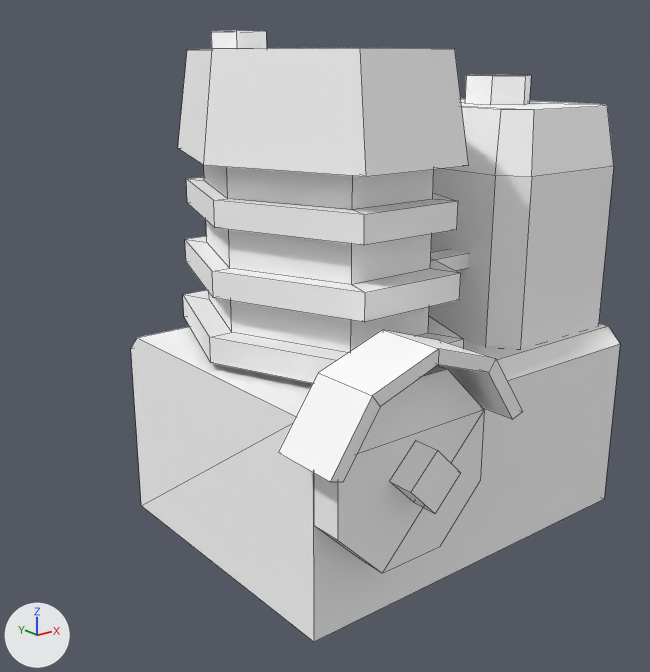
Two versions of the OBJ model src/main/resources/assets/frostedheart/models/item/stratadrill/diesel.obj, one commit apart.
Both versions are drawn from a 50 mm camera at (0.237, -1.047, 0.743) aimed at (0.665, -0.512, 0.53). Lighting does not change. The marker at lower left points along +X, +Y and +Z. The picture after the commit comes second. Mesh edges are drawn as thin lines. Where no turn or scale is listed for an object, it has been applied to the vertices.

Objects in the first picture: 'element_24', 'element_25', 'element_26', 'element_27', 'element_28', 'element_29', 'element_30', 'element_31', 'element_32' and 1 more.
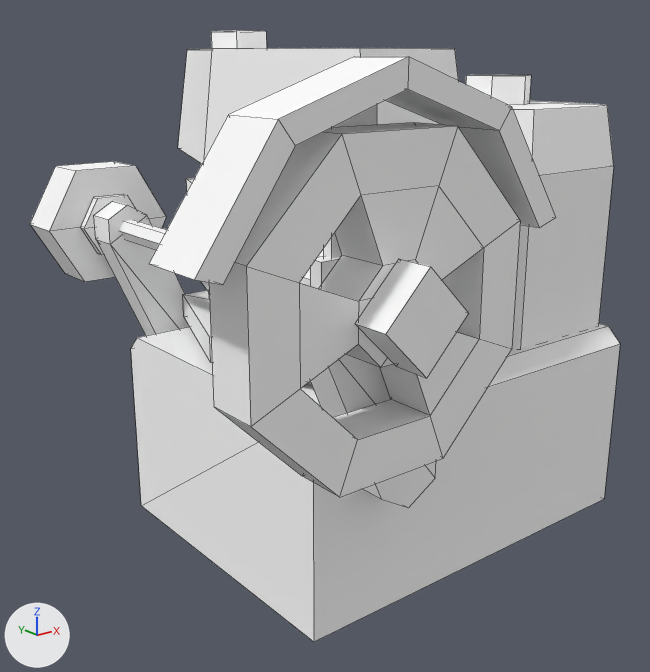
Patch to the scene script:
```diff
--- a/src/main/resources/assets/frostedheart/models/item/stratadrill/diesel.obj.py
+++ b/src/main/resources/assets/frostedheart/models/item/stratadrill/diesel.obj.py
@@ me_element_30 @@
 # used by ob_element_30; location = (0.0, 0.0, 0.0)
-me_element_30.from_pydata(...)  # 28 vertices, 23 faces; spans x 0.538..0.712, y -0.675..-0.623, z 0.451..0.569
+me_element_30.from_pydata(...)  # 80 vertices, 67 faces; spans x 0.439..0.699, y -0.7..-0.341, z 0.449..0.742
+# me_element_30 part 1: the loose piece of 20 vertices spanning x 0.538..0.712, y -0.675..-0.623, z 0.502..0.569 is scaled about its middle by (1.5, 0.819, 1.5), then moved by (-0.056, -0.03, 0.157)
+# me_element_30 part 2: the loose piece of 8 vertices spanning x 0.598..0.652, y -0.632..-0.625, z 0.451..0.505 is scaled about its middle by (1, 1.32, 1), then moved by (-0.056, -0.029, 0.128)
+# me_element_30 part 3: a new loose piece, a box spanning x 0.5525..0.585, y -0.6584..-0.6509, z 0.6094..0.7313, in mat_cast_iron (its picture is missing)
+# me_element_30 part 4: a new loose piece, a 6-sided cylinder along y spanning x 0.5416..0.5959, y -0.3487..-0.3411, z 0.5827..0.6298, in mat_cast_iron (its picture is missing)
+# me_element_30 part 5: a new loose piece of 16 vertices spanning x 0.544..0.65, y -0.653..-0.624, z 0.449..0.635, in mat_cast_iron (its picture is missing)
+# me_element_30 part 6: a new loose piece of 16 vertices spanning x 0.551..0.642, y -0.375..-0.348, z 0.458..0.626, in mat_cast_iron (its picture is missing)
 me_element_30.materials.append(mat_cast_iron)
@@ me_element_31 @@
 # used by ob_element_31; location = (0.0, 0.0, 0.0)
-me_element_31.from_pydata(...)  # 16 vertices, 14 faces; spans x 0.5587..0.6913, y -0.6575..-0.6331, z 0.4118..0.5445
+me_element_31.from_pydata(...)  # 60 vertices, 58 faces; spans x 0.4692..0.6683, y -0.6969..-0.3369, z 0.5067..0.7058
+# me_element_31 part 7: the whole mesh is rebuilt
 me_element_31.materials.append(mat_cast_iron)
@@ me_element_32 @@
 # used by ob_element_32; location = (0.0, 0.0, 0.0)
-me_element_32.from_pydata(...)  # 8 vertices, 5 faces; spans x 0.6022..0.6478, y -0.6775..-0.6574, z 0.4553..0.5009
+me_element_32.from_pydata(...)  # 8 vertices, 5 faces; spans x 0.5377..0.5998, y -0.7209..-0.6966, z 0.5752..0.6373
+# me_element_32 part 8: the whole mesh is scaled about its middle by (1.36, 1.21, 1.36), then moved by (-0.0562, -0.0413, 0.1281)
 me_element_32.materials.append(mat_cast_iron)
@@ me_element_59 @@
+me_element_59.from_pydata(...)  # a 6-sided cylinder along y spanning x 0.515..0.6225, y -0.3409..-0.3, z 0.5597..0.6528
+me_element_59.materials.append(mat_cast_iron)  # its picture is missing
@@ ob_element_59 @@
+ob_element_59 = bpy.data.objects.new('element_59', me_element_59)
+ob_element_59.location = (0.0, 0.0, 0.0)
```

What differs and where, as boxes (x1, y1, x2, y2) in the pictures (650 x 672 px; the box of a moved part takes in the faces that stretch with it):
'element_31', reshaped (135% wider, 80% taller)
    before: (314, 365, 484, 573)
    after: (119, 122, 520, 497)
'element_30', reshaped
    before: (278, 330, 523, 482)
    after: (80, 56, 556, 508)
'element_32', moved, rescaled (62% wider, 60% taller)
    before: (390, 440, 460, 514)
    after: (355, 259, 469, 378)
'element_59', added
    after: (30, 161, 166, 282)
part 1 of me_element_30, moved or reshaped
    before: (278, 330, 523, 482)
    after: (149, 56, 556, 285)
part 2 of me_element_30, moved or reshaped (not visible before)
    after: (310, 256, 340, 289)
part 3 of me_element_30, added (mostly hidden)
    after: (323, 105, 377, 258)
part 4 of me_element_30, added
    after: (80, 194, 135, 255)
part 5 of me_element_30, added
    after: (299, 250, 436, 508)
part 6 of me_element_30, added
    after: (94, 201, 190, 336)
'element_25', unchanged, covered by the edit
    before: (183, 165, 464, 383)
    after: (183, 178, 311, 383)
'element_26', unchanged, covered by the edit
    before: (178, 48, 469, 177)
    after: (178, 48, 459, 164)
